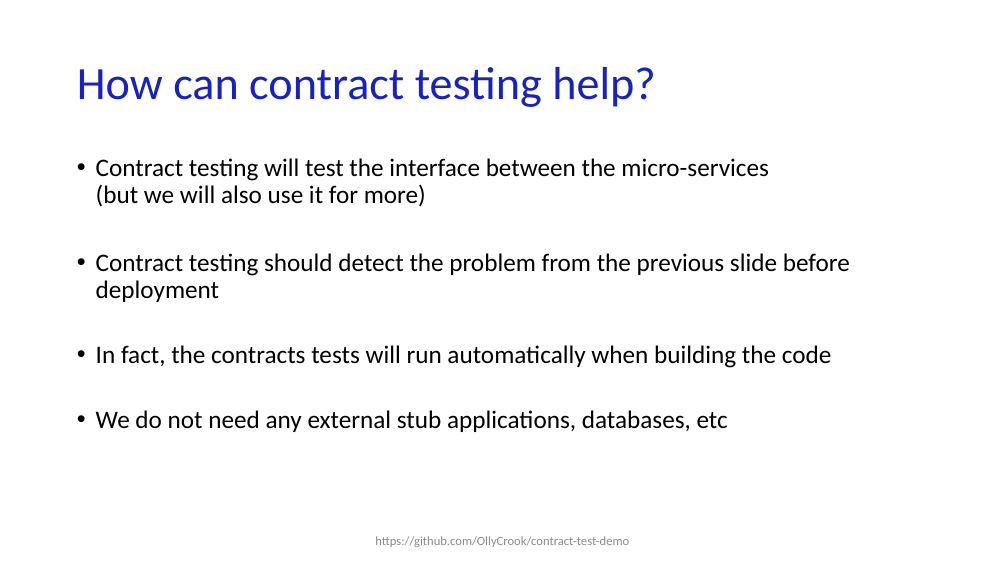
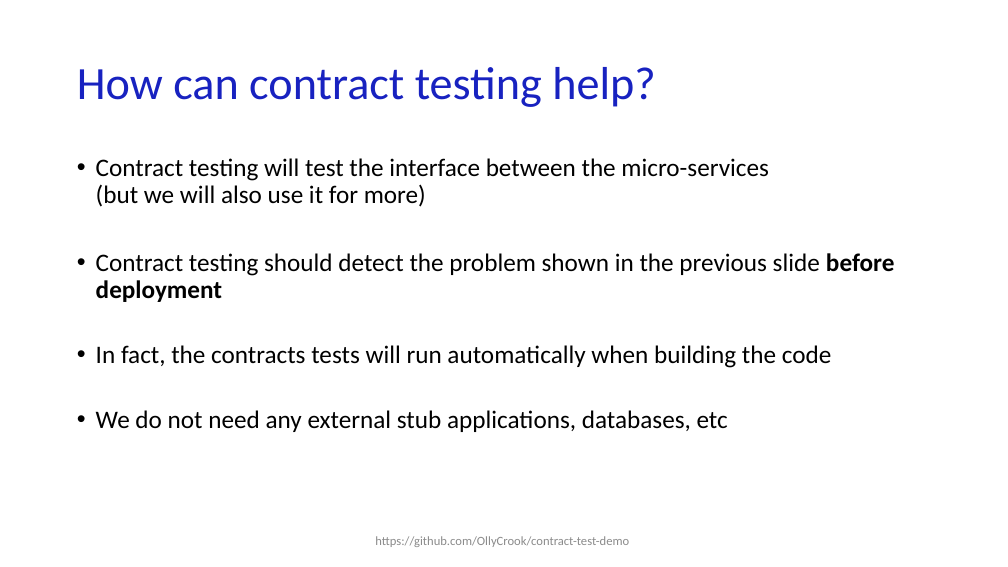
Before and after one commit to OllyCrook/contract-test-demo, a slide deck: slide 8 of Contract-testing-presentation_EngineersWeek.pptx. Drawn at 1008x567 pixels with LibreOffice and Linux fonts; fonts in the diff are those of the drawing. Boxes give left, top, right and bottom in pixels: in the first picture for what was removed or moved away, otherwise in the second. Text is boxed around its words. In the diff, an @@ line names an element or a change of style, - is before the commit and + after.

```diff
--- a/Contract-testing-presentation_EngineersWeek.pptx
+++ b/Contract-testing-presentation_EngineersWeek.pptx
@@ text at bbox=[96, 253, 895, 302]: text changed @@
-• Contract testing should detect the problem from the previous slide before deployment
+• Contract testing should detect the problem shown in the previous slide before deployment
```
Also in this commit, not shown: 2 other slides changed.
